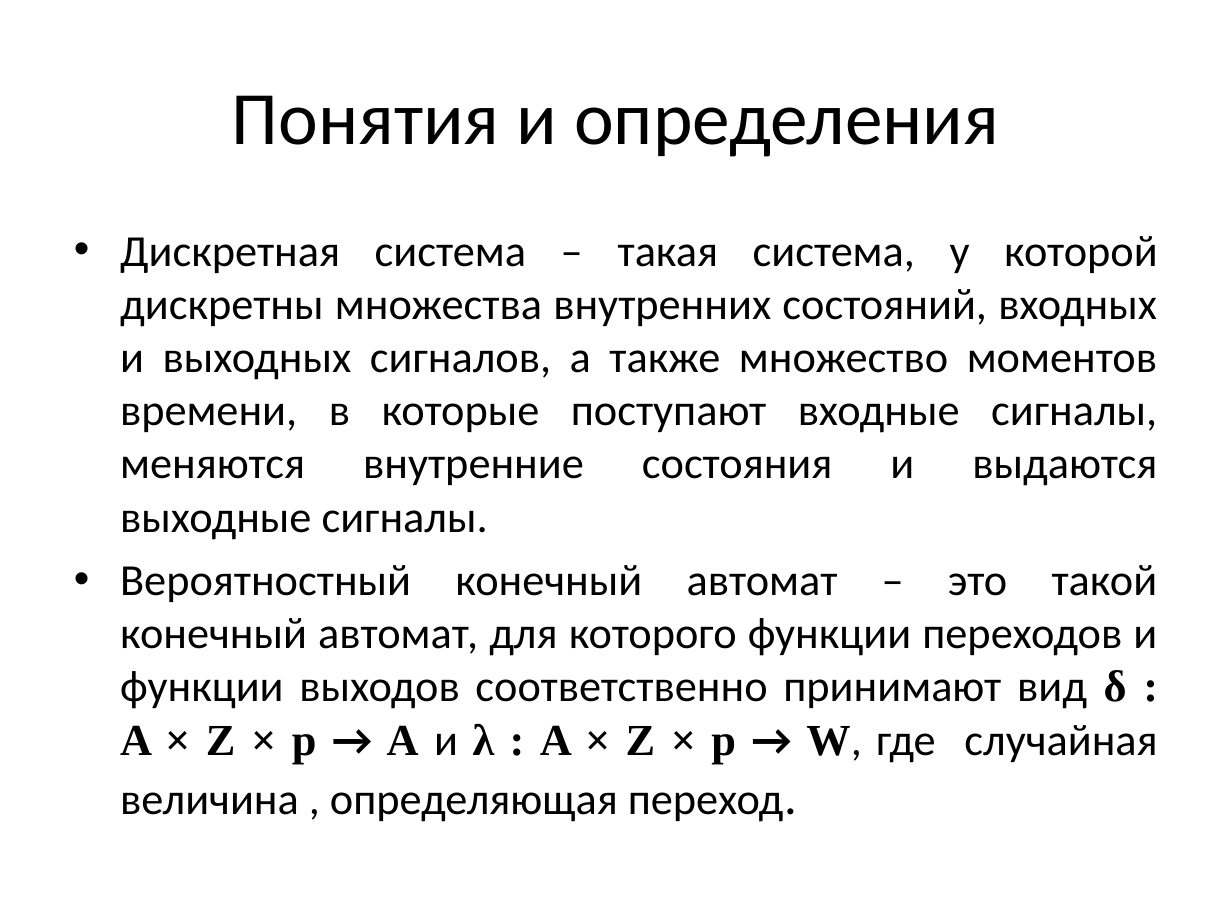
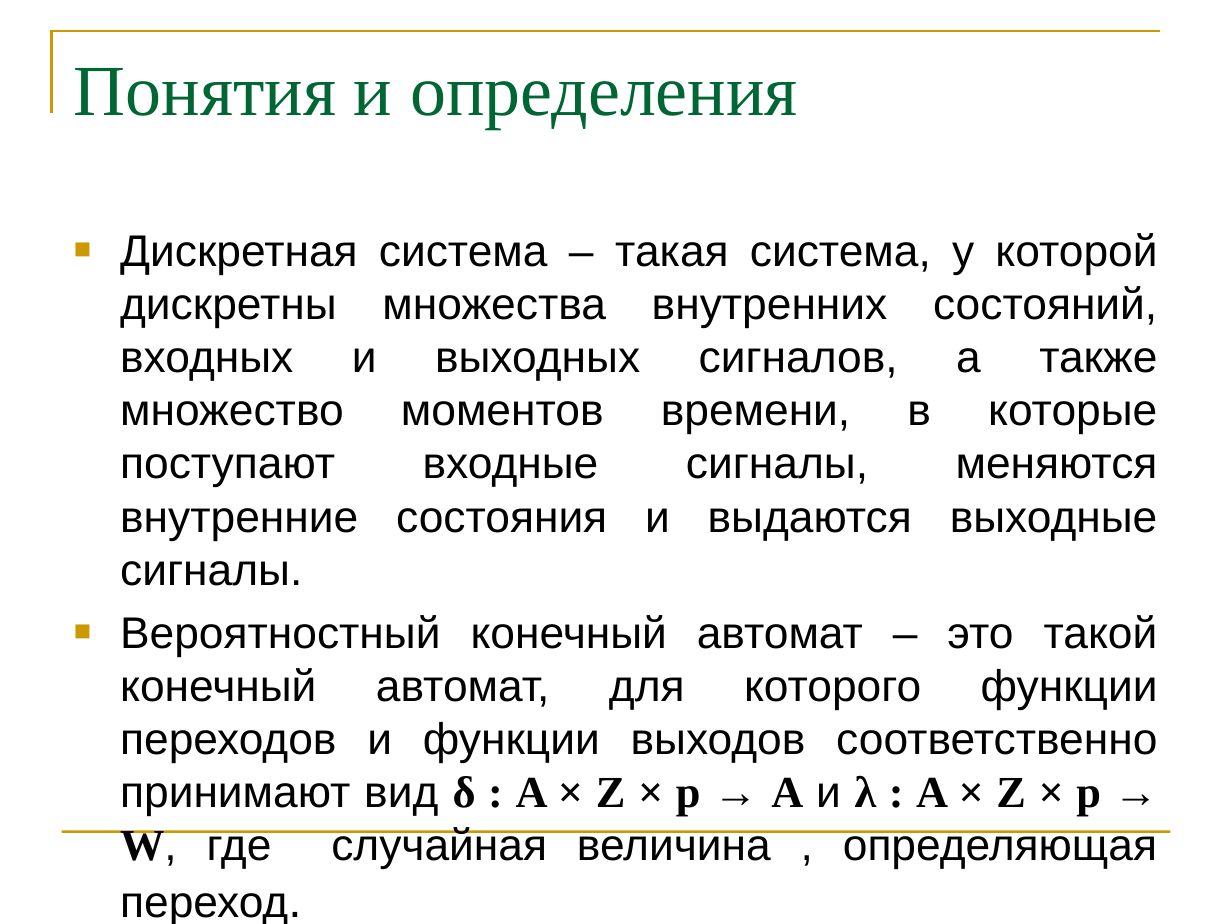
Before and after one commit to erad888/fsm-decompose, a slide deck: slide 4 of Презентация.pptx. Drawn at 1232x924 pixels with LibreOffice and Linux fonts; fonts in the diff are those of the drawing. Boxes give left, top, right and bottom in pixels: in the first picture for what was removed or moved away, otherwise in the second. Text is boxed around its words. In the diff, an @@ line names an element or a change of style, - is before the commit and + after.

```diff
--- a/Презентация.pptx
+++ b/Презентация.pptx
@@ freeform shape added at bbox=[52, 31, 1161, 113], outline #CC9900 1.5 pt @@
@@ title "Понятия и определения" at bbox=[74, 68, 797, 129]: size 44 to 42 pt, font Calibri to Times New Roman, text colour #000000 to #006633; alignment centre to left; vertical alignment middle to top @@
@@ text "Дискретная система – такая система, ..." at bbox=[120, 233, 1158, 816]: font Calibri to Arial; size 29.6 to 27.8 pt in "переход."; bullet • to ■ @@
@@ line added from (62, 832) to (1170, 832), #CC9900 1.5 pt @@
```
Also in this commit, not shown: 12 other slides changed, 3 slides added, 1 slide removed.
